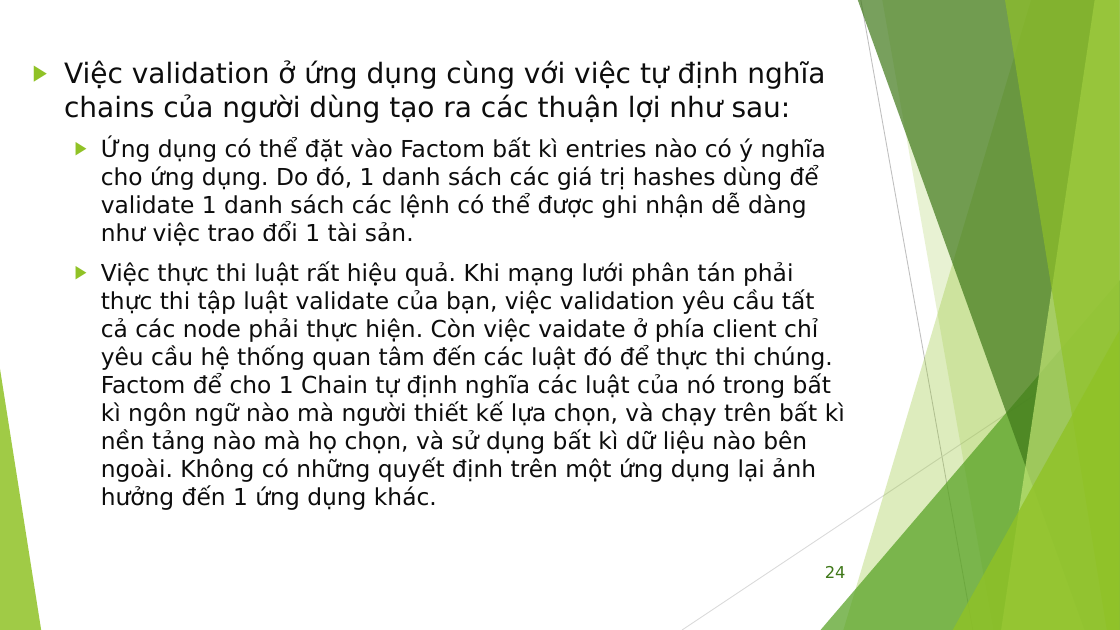
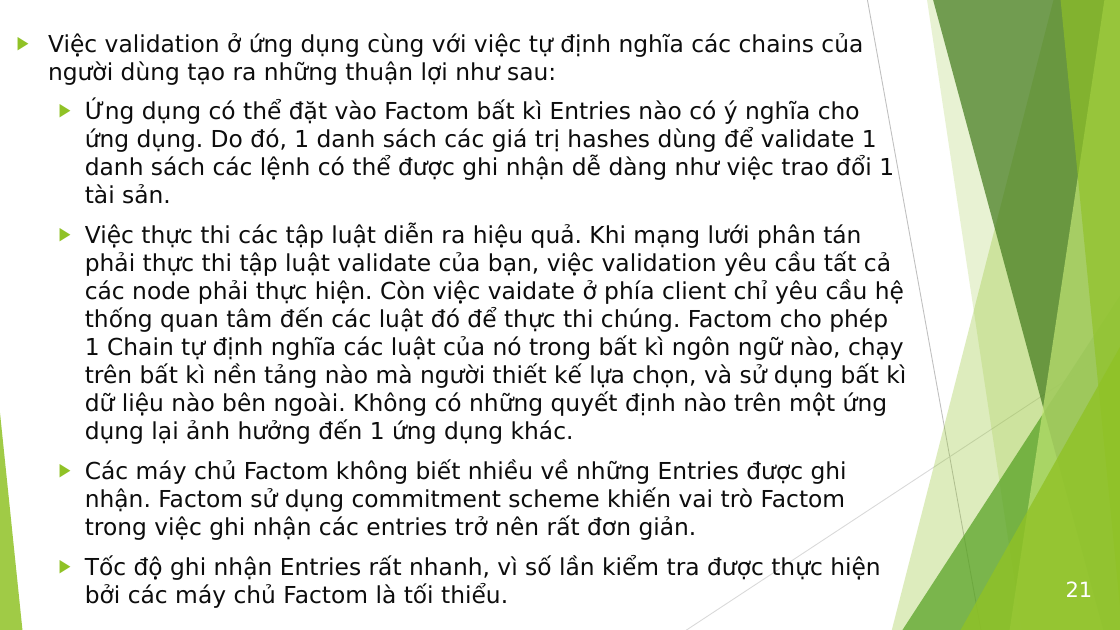
Before and after one commit to bku-blockchain/factom-research, a slide deck: slide 21 of docs/Factom_Intro_2.pptx (slide 24 before the commit). Drawn at 1120x630 pixels with LibreOffice and Linux fonts; fonts in the diff are those of the drawing. Boxes give left, top, right and bottom in pixels: in the first picture for what was removed or moved away, otherwise in the second. Text is boxed around its words. In the diff, an @@ line names an element or a change of style, - is before the commit and + after.

```diff
--- a/docs/Factom_Intro_2.pptx
+++ b/docs/Factom_Intro_2.pptx
@@ line moved from (861, 0) - (973, 630) to (868, 0) - (981, 630) @@
@@ freeform shape: place and size @@
-freeform shape at (844, 0, 1120, 630)
+freeform shape at (892, 0, 1120, 630)
@@ freeform shape: place and size @@
-freeform shape at (882, 0, 1120, 630)
+freeform shape at (928, 0, 1120, 630)
@@ freeform shape: place and size @@
-freeform shape at (858, 0, 1120, 630)
+freeform shape at (933, 0, 1120, 630)
@@ freeform shape: place and size @@
-freeform shape at (1002, 0, 1120, 630)
+freeform shape at (1010, 0, 1120, 630)
@@ freeform shape: place and size @@
-freeform shape at (1005, 0, 1120, 630)
+freeform shape at (1061, 0, 1120, 630)
@@ text at (48, 33, 906, 608): text changed @@
-▶ Việc validation ở ứng dụng cùng với việc tự định nghĩa chains của người dùng tạo ra các thuận lợi như sau:
-  ▶ Ứng dụng có thể đặt vào Factom bất kì entries nào có ý nghĩa cho ứng dụng. Do đó, 1 danh sách các giá trị hashes dùng để validate 1 danh sách các lệnh có thể được ghi nhận dễ dàng như việc trao đổi 1 tài sản.
-  ▶ Việc thực thi luật rất hiệu quả. Khi mạng lưới phân tán phải thực thi tập luật validate của bạn, việc validation yêu cầu tất cả các node phải thực hiện. Còn việc vaidate ở phía client chỉ yêu cầu hệ thống quan tâm đến các luật đó để thực thi chúng. Factom để cho 1 Chain tự định nghĩa các luật của nó trong bất kì ngôn ngữ nào mà người thiết kế lựa chọn, và chạy trên bất kì nền tảng nào mà họ chọn, và sử dụng bất kì dữ liệu nào bên ngoài. Không có những quyết định trên một ứng dụng lại ảnh hưởng đến 1 ứng dụng khác.
+▶ Việc validation ở ứng dụng cùng với việc tự định nghĩa các chains của người dùng tạo ra những thuận lợi như sau:
+  ▶ Ứng dụng có thể đặt vào Factom bất kì Entries nào có ý nghĩa cho ứng dụng. Do đó, 1 danh sách các giá trị hashes dùng để validate 1 danh sách các lệnh có thể được ghi nhận dễ dàng như việc trao đổi 1 tài sản.
+  ▶ Việc thực thi các tập luật diễn ra hiệu quả. Khi mạng lưới phân tán phải thực thi tập luật validate của bạn, việc validation yêu cầu tất cả các node phải thực hiện. Còn việc vaidate ở phía client chỉ yêu cầu hệ thống quan tâm đến các luật đó để thực thi chúng. Factom cho phép 1 Chain tự định nghĩa các luật của nó trong bất kì ngôn ngữ nào, chạy trên bất kì nền tảng nào mà người thiết kế lựa chọn, và sử dụng bất kì dữ liệu nào bên ngoài. Không có những quyết định nào trên một ứng dụng lại ảnh hưởng đến 1 ứng dụng khác.
+  ▶ Các máy chủ Factom không biết nhiều về những Entries được ghi nhận. Factom sử dụng commitment scheme khiến vai trò Factom trong việc ghi nhận các entries trở nên rất đơn giản.
+  ▶ Tốc độ ghi nhận Entries rất nhanh, vì số lần kiểm tra được thực hiện bởi các máy chủ Factom là tối thiểu.
@@ triangle: place and size @@
-triangle at (821, 280, 1120, 630)
+triangle at (902, 280, 1120, 630)
@@ line moved from (1120, 339) - (682, 630) to (1120, 339) - (686, 630) @@
@@ triangle: place and size @@
-triangle at (953, 330, 1120, 630)
+triangle at (961, 330, 1120, 630)
@@ triangle: place and size @@
-triangle at (0, 369, 41, 630)
+triangle at (0, 369, 23, 630)
@@ page number removed at (825, 566, 846, 578) @@
-24
@@ page number added at (1066, 581, 1093, 597), 18 pt, text #FFFFFF @@
+21
```
Also in this commit, not shown: 32 other slides changed, 5 slides added, 15 slides removed.
